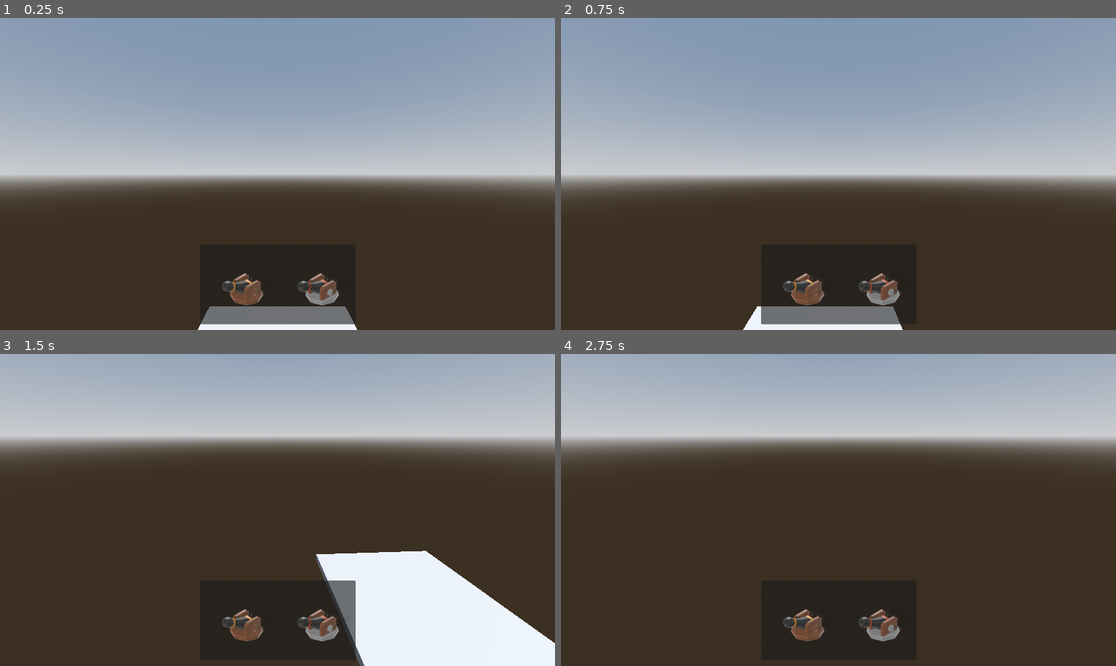
Above: before the commit, frames 1-4 (two rows, left to right).
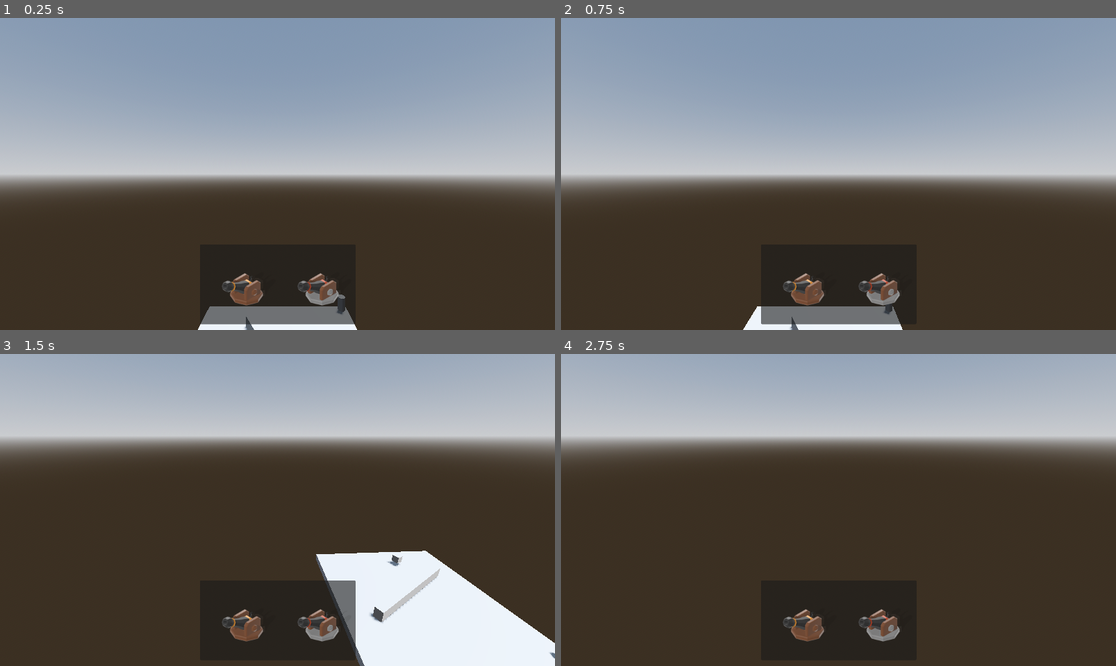
Above: after the commit, the same moments.

Repository: sharky-3/Tower-Defense-Game-Split
Game: Godot game, scene res://Scenes/main.tscn
Two runs of this game, one before a commit and one after it. Both use one fixed random seed, a clock stepped at 60 frames per second and the inputs below.
Inputs (mouse positions are in pixels of both pictures, inside the frame that each line leads up to):
- Up to frame 1 (0.25 s): no input
- Up to frame 2 (0.75 s): tap Enter at 0.5 s; move the mouse to (960, 158) at 0.52 s; hold D (right) from 0.53 s (still down); hold Right mouse button (rotate) from 0.53 s (still down); click (960, 158) at 0.67 s
- Up to frame 3 (1.5 s): tap R (rotate_instance) at 0.8, 1.35 s; move the mouse to (249, 510) at 1.27 s; release D (right) at 1.28 s; release Right mouse button (rotate) at 1.28 s; hold W (up) from 1.28 s (still down); click (249, 510) at 1.42 s
- Up to frame 4 (2.75 s): right-click (810, 510) at 1.55 s; move the mouse to (894, 441) at 2.02 s; release W (up) at 2.03 s; hold D (right) from 2.03 s (still down); hold R (rotate_instance) from 2.03 s (still down); tap Mouse wheel up (camera_zoom_in) at 2.1 s; click (894, 441) at 2.17 s

The runs differ from the first frame. In frame 1, 0.1% of the frame differs, in the area x 44-63%, y 88-100%; in frame 2, less than 0.1%; in frame 3, 0.4%, in the area x 66-100%, y 64-98%; in frame 4, nothing differs.

Commit message:
enemy walking towords player tower

Diff:
--- /dev/null
+++ b/Scenes/Characters/enemy.tscn
@@ -0,0 +1,20 @@
+[gd_scene load_steps=4 format=3 uid="uid://dei74pmv4ggyf"]
+
+[ext_resource type="Script" uid="uid://dpjbicokhw3j1" path="res://Scripts/enemy.gd" id="1_lsx3x"]
+
+[sub_resource type="BoxShape3D" id="BoxShape3D_lsx3x"]
+
+[sub_resource type="BoxMesh" id="BoxMesh_b1c4r"]
+
+[node name="Enemy" type="CharacterBody3D"]
+script = ExtResource("1_lsx3x")
+
+[node name="NavigationAgent3D" type="NavigationAgent3D" parent="."]
+
+[node name="CollisionShape3D" type="CollisionShape3D" parent="."]
+shape = SubResource("BoxShape3D_lsx3x")
+
+[node name="MeshInstance3D" type="MeshInstance3D" parent="."]
+mesh = SubResource("BoxMesh_b1c4r")
+
+[connection signal="target_reached" from="NavigationAgent3D" to="." method="_on_navigation_agent_3d_target_reached"]
--- /dev/null
+++ b/Scenes/Towers/player_tower.tscn
@@ -0,0 +1,22 @@
+[gd_scene load_steps=3 format=3 uid="uid://xjqc8al6xfu1"]
+
+[sub_resource type="CylinderMesh" id="CylinderMesh_38mk8"]
+
+[sub_resource type="CylinderShape3D" id="CylinderShape3D_7elqh"]
+
+[node name="PlayerTower" type="Node3D"]
+transform = Transform3D(2, 0, 0, 0, 3, 0, 0, 0, 2, 0, 0, 0)
+
+[node name="Mesh" type="MeshInstance3D" parent="."]
+transform = Transform3D(1, 0, 0, 0, 1, 0, 0, 0, 1, 0, 1, 0)
+mesh = SubResource("CylinderMesh_38mk8")
+
+[node name="RigidBody3D" type="RigidBody3D" parent="Mesh"]
+
+[node name="CollisionShape3D" type="CollisionShape3D" parent="Mesh/RigidBody3D"]
+shape = SubResource("CylinderShape3D_7elqh")
+
+[node name="TopMarker" type="Node3D" parent="."]
+transform = Transform3D(1, 0, 0, 0, 1, 0, 0, 0, 1, 0, 2, 0)
+
+[node name="BaseMarker" type="Node3D" parent="."]
--- a/Scenes/main.tscn
+++ b/Scenes/main.tscn
@@ -1,7 +1,14 @@
-[gd_scene load_steps=8 format=3 uid="uid://c83uwb8w26m3a"]
+[gd_scene load_steps=12 format=3 uid="uid://c83uwb8w26m3a"]
 
 [ext_resource type="PackedScene" uid="uid://dnyvl53gma8e4" path="res://Scenes/UI/user_interface.tscn" id="1_bo1nx"]
 [ext_resource type="Script" uid="uid://y5ybwh71oect" path="res://Scripts/camera_position.gd" id="1_jjgbg"]
+[ext_resource type="Script" uid="uid://b4v7wadteo8ju" path="res://Scripts/world_script.gd" id="1_kry3j"]
+[ext_resource type="PackedScene" uid="uid://xjqc8al6xfu1" path="res://Scenes/Towers/player_tower.tscn" id="3_8gbba"]
+[ext_resource type="PackedScene" uid="uid://dei74pmv4ggyf" path="res://Scenes/Characters/enemy.tscn" id="4_jjvhh"]
+
+[sub_resource type="BoxMesh" id="BoxMesh_7u77a"]
+
+[sub_resource type="BoxShape3D" id="BoxShape3D_jjgbg"]
 
 [sub_resource type="ProceduralSkyMaterial" id="ProceduralSkyMaterial_7u77a"]
 sky_horizon_color = Color(0.66224277, 0.6717428, 0.6867428, 1)
@@ -16,11 +23,36 @@
 tonemap_mode = 2
 glow_enabled = true
 
-[sub_resource type="BoxMesh" id="BoxMesh_7u77a"]
-
-[sub_resource type="BoxShape3D" id="BoxShape3D_jjgbg"]
+[sub_resource type="NavigationMesh" id="NavigationMesh_kry3j"]
+vertices = PackedVector3Array(3.25, 1.1166685, 9, 3.25, 1.1166685, 7.75, 1.75, 1.1166685, 6.75, -9, 1.1166685, 9, -5.25, 1.1166685, -6.5, -3.25, 1.1166685, -7.75, -3.25, 1.1166685, -9, -9, 1.1166685, -9, -5.25, 1.1166685, -5.5, -1.75, 1.1166685, -6.75, 9, 1.1166685, -9, 5.25, 1.1166685, 6.5, 9, 1.1166685, 9, 5.25, 1.1166685, 5.5)
+polygons = [PackedInt32Array(1, 0, 2), PackedInt32Array(2, 0, 3), PackedInt32Array(5, 4, 6), PackedInt32Array(6, 4, 7), PackedInt32Array(7, 8, 3), PackedInt32Array(3, 8, 2), PackedInt32Array(7, 4, 8), PackedInt32Array(5, 6, 9), PackedInt32Array(9, 6, 10), PackedInt32Array(1, 11, 0), PackedInt32Array(0, 11, 12), PackedInt32Array(12, 13, 10), PackedInt32Array(10, 13, 9), PackedInt32Array(12, 11, 13)]
+geometry_parsed_geometry_type = 0
+geometry_source_geometry_mode = 1
+agent_height = 2.0
+agent_radius = 1.0
 
 [node name="World" type="Node3D"]
+script = ExtResource("1_kry3j")
+
+[node name="Map" type="MeshInstance3D" parent="." groups=["navigation_mesh_source_group"]]
+transform = Transform3D(20, 0, 0, 0, 1, 0, 0, 0, 20, 0, 0, 0)
+mesh = SubResource("BoxMesh_7u77a")
+
+[node name="StaticBody3D" type="StaticBody3D" parent="Map"]
+transform = Transform3D(0.99999994, 0, 0, 0, 1, 0, 0, 0, 0.99999994, 0, 0, 0)
+
+[node name="CollisionShape3D" type="CollisionShape3D" parent="Map/StaticBody3D"]
+shape = SubResource("BoxShape3D_jjgbg")
+
+[node name="Map2" type="MeshInstance3D" parent="." groups=["navigation_mesh_source_group"]]
+transform = Transform3D(0.91082567, 0, 7.2662444, 0, 1.8, 0, -0.52489096, 0, 12.608872, 0, 0.9758451, 0)
+mesh = SubResource("BoxMesh_7u77a")
+
+[node name="StaticBody3D" type="StaticBody3D" parent="Map2"]
+transform = Transform3D(0.99999994, 0, 0, 0, 1, 0, 0, 0, 0.99999994, 0, 0, 0)
+
+[node name="CollisionShape3D" type="CollisionShape3D" parent="Map2/StaticBody3D"]
+shape = SubResource("BoxShape3D_jjgbg")
 
 [node name="UserInterface" parent="." instance=ExtResource("1_bo1nx")]
 
@@ -31,16 +63,6 @@
 transform = Transform3D(-0.8660254, -0.43301278, 0.25, 0, 0.49999997, 0.86602545, -0.50000006, 0.75, -0.43301266, 0, 0, 0)
 shadow_enabled = true
 
-[node name="Basaplate" type="MeshInstance3D" parent="."]
-transform = Transform3D(20, 0, 0, 0, 1, 0, 0, 0, 20, 0, 0, 0)
-mesh = SubResource("BoxMesh_7u77a")
-
-[node name="StaticBody3D" type="StaticBody3D" parent="Basaplate"]
-
-[node name="CollisionShape3D" type="CollisionShape3D" parent="Basaplate/StaticBody3D"]
-transform = Transform3D(0.99999994, 0, 0, 0, 1, 0, 0, 0, 0.99999994, 0, 0, 0)
-shape = SubResource("BoxShape3D_jjgbg")
-
 [node name="CameraPosition" type="Node3D" parent="."]
 transform = Transform3D(1, 0, 0, 0, 1, 0, 0, 0, 1, 0, 20, 20)
 script = ExtResource("1_jjgbg")
@@ -50,3 +72,13 @@
 [node name="CameraZoomPivot" type="Node3D" parent="CameraPosition/CameraRotationX"]
 
 [node name="Camera3D" type="Camera3D" parent="CameraPosition/CameraRotationX/CameraZoomPivot"]
+
+[node name="PlayerTower" parent="." instance=ExtResource("3_8gbba")]
+transform = Transform3D(1, 0, 0, 0, 1, 0, 0, 0, 1, 9.200564, 0.34419608, -9.270824)
+
+[node name="Enemy" parent="." instance=ExtResource("4_jjvhh")]
+transform = Transform3D(1, 0, 0, 0, 1, 0, 0, 0, 1, -8.239476, 1.5, 3.4338667)
+
+[node name="NavigationRegion3D" type="NavigationRegion3D" parent="."]
+transform = Transform3D(1, 0, 0, 0, 1, 0, 0, 0, 1, 0, -0.11666846, 0)
+navigation_mesh = SubResource("NavigationMesh_kry3j")
--- /dev/null
+++ b/Scripts/enemy.gd
@@ -0,0 +1,37 @@
+extends CharacterBody3D
+
+@onready var navigation_agent_3d: NavigationAgent3D = $NavigationAgent3D
+@export var speed := 4.0
+@onready var target: Node3D = $"../PlayerTower"
+
+func _ready() -> void:
+	if not target: _set_target()
+	navigation_agent_3d.target_position = target.global_position
+
+func _set_target():
+	target = get_tree().get_first_node_in_group("PlayerTower")
+
+func _physics_process(_delta: float) -> void:
+	if not target:
+		return
+
+	# recalc path if needed
+	if not navigation_agent_3d.is_target_reachable():
+		navigation_agent_3d.set_target_position(target.global_position)
+
+	# move along next path point
+	var next_path_pos = navigation_agent_3d.get_next_path_position()
+	var dir = (next_path_pos - global_position).normalized()
+
+	velocity.x = dir.x * speed
+	velocity.z = dir.z * speed
+
+	# rotate only horizontally
+	var target_pos = target.global_position
+	target_pos.y = global_position.y
+	look_at(target_pos, Vector3.UP)
+
+	move_and_slide()
+
+func _on_navigation_agent_3d_target_reached() -> void:
+	print("enemy has reached player tower!")
--- a/Scripts/user_interface.gd
+++ b/Scripts/user_interface.gd
@@ -18,9 +18,9 @@
 var current_angle_z: float = 0
 var mouse_timer: float = 0.0
 var mouse_moved: bool = false
-var can_angle: bool = false  # Control angle adjustment for X and Z
-const MOUSE_IDLE_RESET_TIME: float = .05  # Time in seconds to reset angles
-const MOUSE_IDLE_THRESHOLD: float = 0.01   # Time in seconds before checking idle state
+var can_angle: bool = false
+const MOUSE_IDLE_RESET_TIME: float = .05
+const MOUSE_IDLE_THRESHOLD: float = 0.01
 
 # =============================================
 # READY
@@ -56,7 +56,6 @@
 		var query = PhysicsRayQueryParameters3D.create(ray_origin, ray_end)
 		var collision = camera.get_world_3d().direct_space_state.intersect_ray(query)
 
-		# Change color material
 		if collision.size() > 0:
 			can_place = instance.check_placement()
 			instance.transform.origin = collision.position
@@ -66,10 +65,8 @@
 # INPUT
 func _input(event: InputEvent) -> void:
 	if placing:
-		if event is InputEventMouseMotion:
-			mouse_moved = true  # Mouse has moved
-		else:
-			mouse_moved = false
+		if event is InputEventMouseMotion: mouse_moved = true
+		else: mouse_moved = false
 
 		if event is InputEventMouseButton and event.pressed and event.button_index == MOUSE_BUTTON_LEFT:
 			placing = false
@@ -84,7 +81,6 @@
 					rotation_tween.kill()
 
 				rotation_tween = create_tween()
-				var current_angle = instance.rotation_degrees.y
 				rotation_tween.tween_property(
 					instance,
 					"rotation_degrees:y",
@@ -98,7 +94,7 @@
 	if placing and instance:
 		instance.queue_free()
 
-	if index == 0 or index == 1:  # Assuming both indexes are valid for cannon
+	if index == 0 or index == 1:
 		instance = cannon_scene.instantiate() as Node3D
 		rotation_target_y = instance.rotation_degrees.y
 		placing = true
--- /dev/null
+++ b/Scripts/world_script.gd
@@ -0,0 +1,6 @@
+extends Node3D
+
+@onready var player_tower: Node3D = $PlayerTower
+
+func _process(_delta) -> void:
+	get_tree().call_group("enemy", "target_position", player_tower.global_transform.origin)
Not shown, added: Scripts/enemy.gd.uid
Not shown, added: Scripts/world_script.gd.uid
